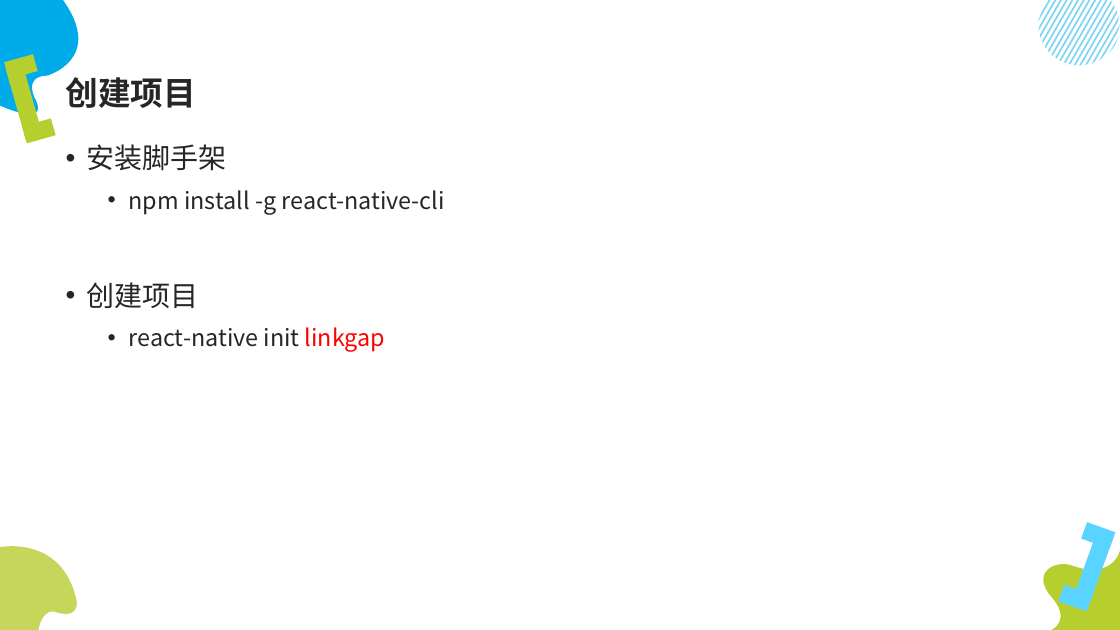
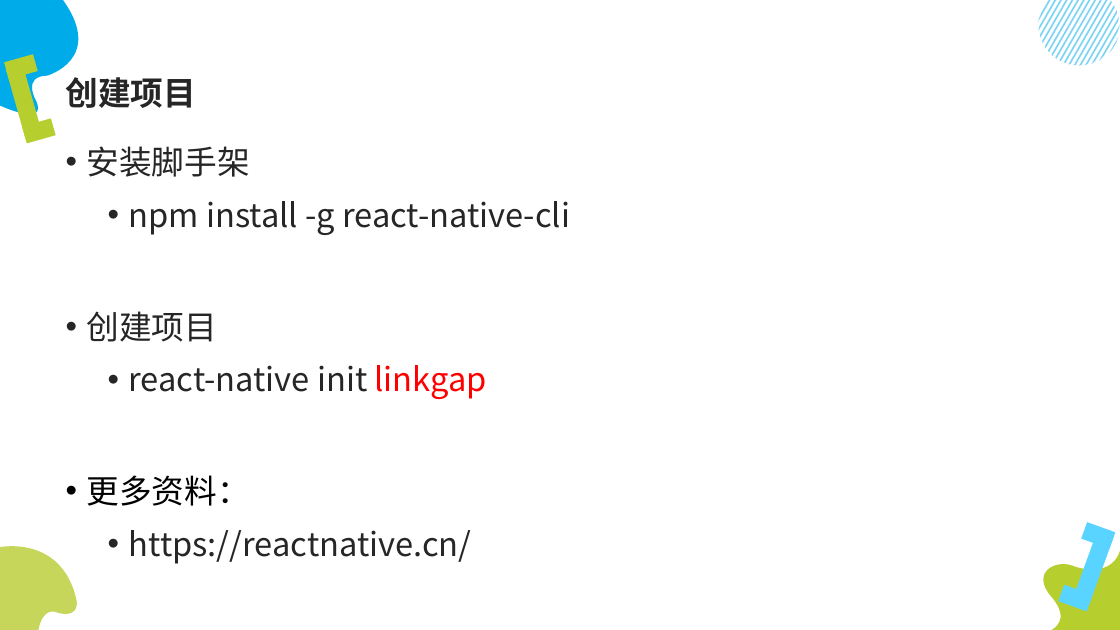
Before and after one commit to lumin824/hello-react-native, a slide deck: slide 12 of linkgap/ReactNative开发.pptx. Drawn at 1120x630 pixels with LibreOffice and Linux fonts; fonts in the diff are those of the drawing. Boxes give left, top, right and bottom in pixels: in the first picture for what was removed or moved away, otherwise in the second. Text is boxed around its words. In the diff, an @@ line names an element or a change of style, - is before the commit and + after.

```diff
--- a/linkgap/ReactNative开发.pptx
+++ b/linkgap/ReactNative开发.pptx
@@ text at <box>87,146,570,399</box>: size 24 to 28 pt in "安装脚手架", "创建项目"; size 20 to 28 pt in "npm install -g react-native-cli", "react-native init linkgap" @@
@@ text at <box>87,475,472,564</box>: paragraphs added @@
+• 更多资料：
+  • https://reactnative.cn/
```
Also in this commit, not shown: 4 other slides changed.
